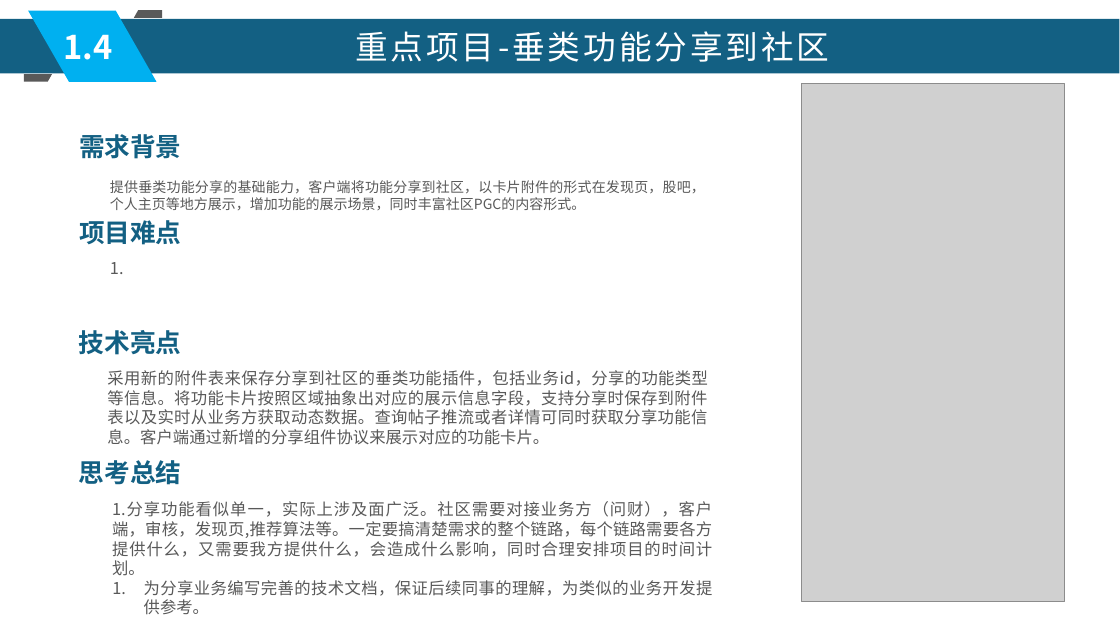
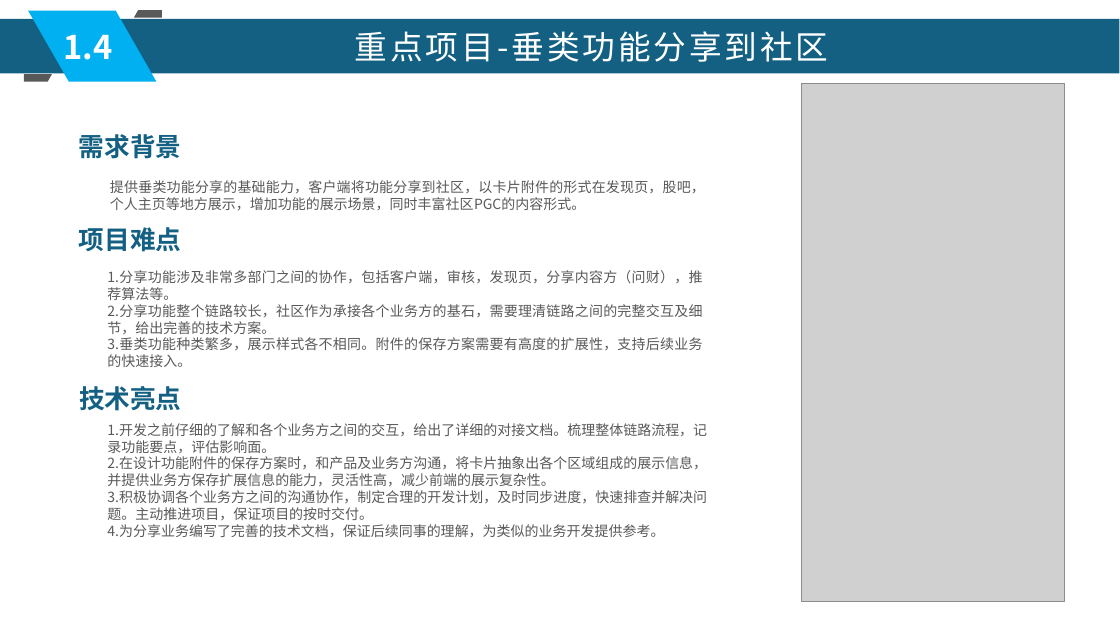
Before and after one commit to xljnc/husky-starter, a slide deck: slide 6 of doc/zzdb.pptx. Drawn at 1120x630 pixels with LibreOffice and Linux fonts; fonts in the diff are those of the drawing; grey boxes stand for pictures. Boxes give left, top, right and bottom in pixels: in the first picture for what was removed or moved away, otherwise in the second. Text is boxed around its words. In the diff, an @@ line names an element or a change of style, - is before the commit and + after.

Commit message:
文档 by qiyu 2022-06-20

```diff
--- a/doc/zzdb.pptx
+++ b/doc/zzdb.pptx
@@ text "项目难点": place and size @@
-text "项目难点" at [79,220,182,245]
+text "项目难点" at [79,227,182,252]
@@ text removed at [110,262,124,274] @@
-1.
@@ text added at [107,270,702,367], 12 pt, text #595959 @@
+1.分享功能涉及非常多部门之间的协作，包括客户端，审核，发现页，分享内容方（问财），推荐算法等。
+2.分享功能整个链路较长，社区作为承接各个业务方的基石，需要理清链路之间的完整交互及细节，给出完善的技术方案。
+3.垂类功能种类繁多，展示样式各不相同。附件的保存方案需要有高度的扩展性，支持后续业务的快速接入。
@@ text "技术亮点": place and size @@
-text "技术亮点" at [79,330,182,355]
+text "技术亮点" at [79,386,182,411]
@@ text removed at [107,370,707,445] @@
-采用新的附件表来保存分享到社区的垂类功能插件，包括业务id，分享的功能类型等信息。将功能卡片按照区域抽象出对应的展示信息字段，支持分享时保存到附件表以及实时从业务方获取动态数据。查询帖子推流或者详情可同时获取分享功能信息。客户端通过新增的分享组件协议来展示对应的功能卡片。
@@ text added at [107,423,707,537], 12 pt, text #595959 @@
+1.开发之前仔细的了解和各个业务方之间的交互，给出了详细的对接文档。梳理整体链路流程，记录功能要点，评估影响面。
+2.在设计功能附件的保存方案时，和产品及业务方沟通，将卡片抽象出各个区域组成的展示信息，并提供业务方保存扩展信息的能力，灵活性高，减少前端的展示复杂性。
+3.积极协调各个业务方之间的沟通协作，制定合理的开发计划，及时同步进度，快速排查并解决问题。主动推进项目，保证项目的按时交付。
+4.为分享业务编写了完善的技术文档，保证后续同事的理解，为类似的业务开发提供参考。
@@ text removed at [79,460,182,485] @@
-思考总结
@@ text removed at [112,501,713,614] @@
-1.分享功能看似单一，实际上涉及面广泛。社区需要对接业务方（问财），客户端，审核，发现页,推荐算法等。一定要搞清楚需求的整个链路，每个链路需要各方提供什么，又需要我方提供什么，会造成什么影响，同时合理安排项目的时间计划。
-1. 为分享业务编写完善的技术文档，保证后续同事的理解，为类似的业务开发提供参考。
```
Also in this commit, not shown: 10 other slides changed, 4 slides added, 6 slides removed, 1 other file.
